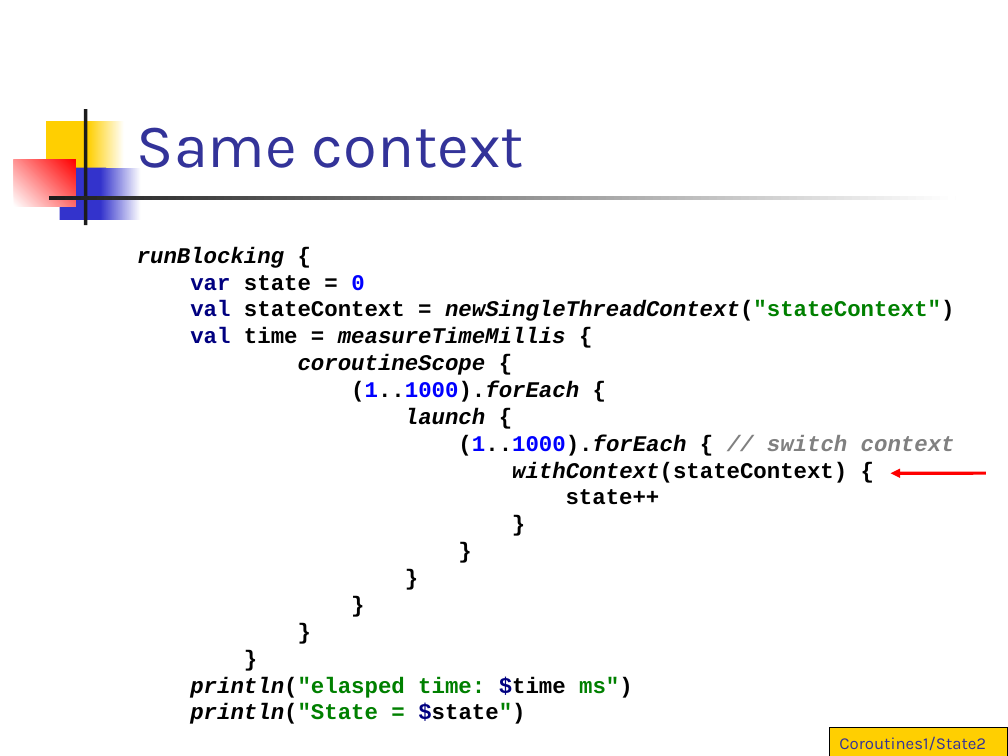
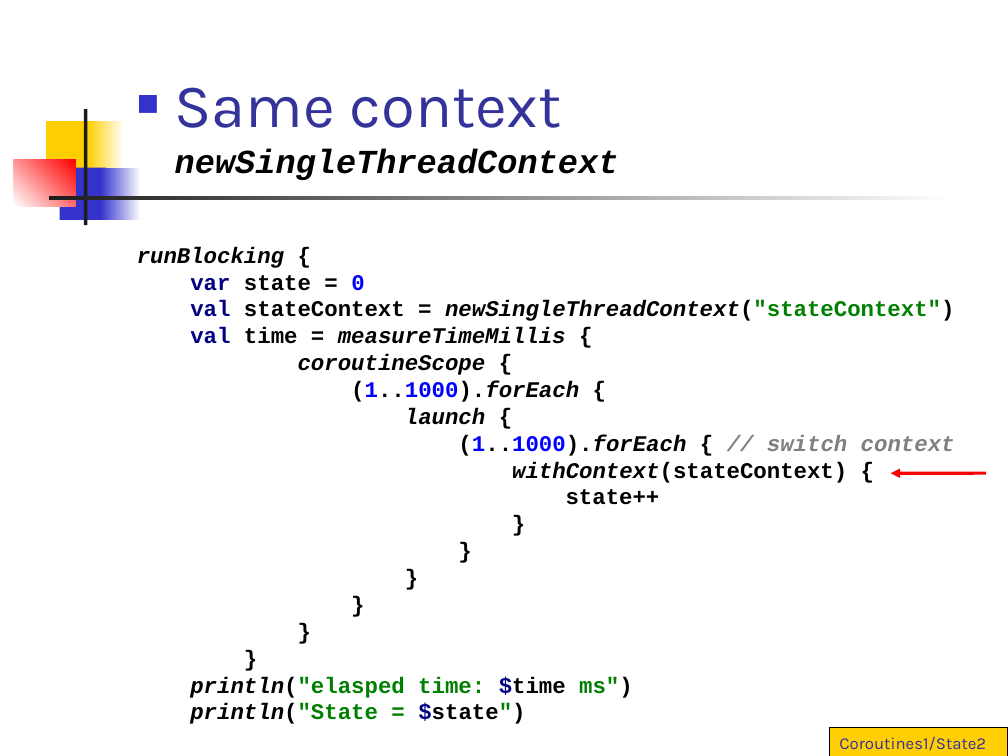
Before and after one commit to vmandro/Prednasky, a slide deck: slide 18 of 10/10_Cvicenie.ppt (slide 16 before the commit). Drawn at 1008x756 pixels with LibreOffice and Linux fonts; fonts in the diff are those of the drawing. Boxes give left, top, right and bottom in pixels: in the first picture for what was removed or moved away, otherwise in the second. Text is boxed around its words. In the diff, an @@ line names an element or a change of style, - is before the commit and + after.

```diff
--- a/10/10_Cvicenie.ppt
+++ b/10/10_Cvicenie.ppt
@@ title at <box>175,87,619,180</box>: text changed; size 44 to 24 pt; font Karla to Courier New; text colour #333399 to #000000; bold on; italic on @@
-Same context
+■ Same context
+  newSingleThreadContext
```
Also in this commit, not shown: 6 other slides changed, 2 slides added, 2 other files.
